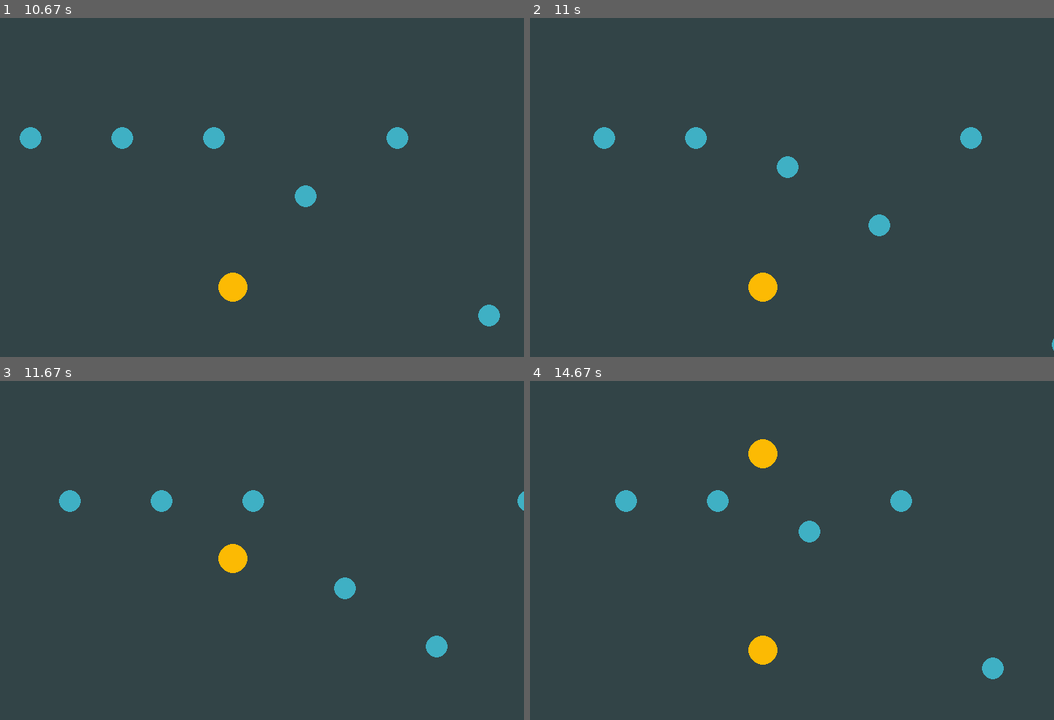
Above: before the commit, frames 1-4 (two rows, left to right).
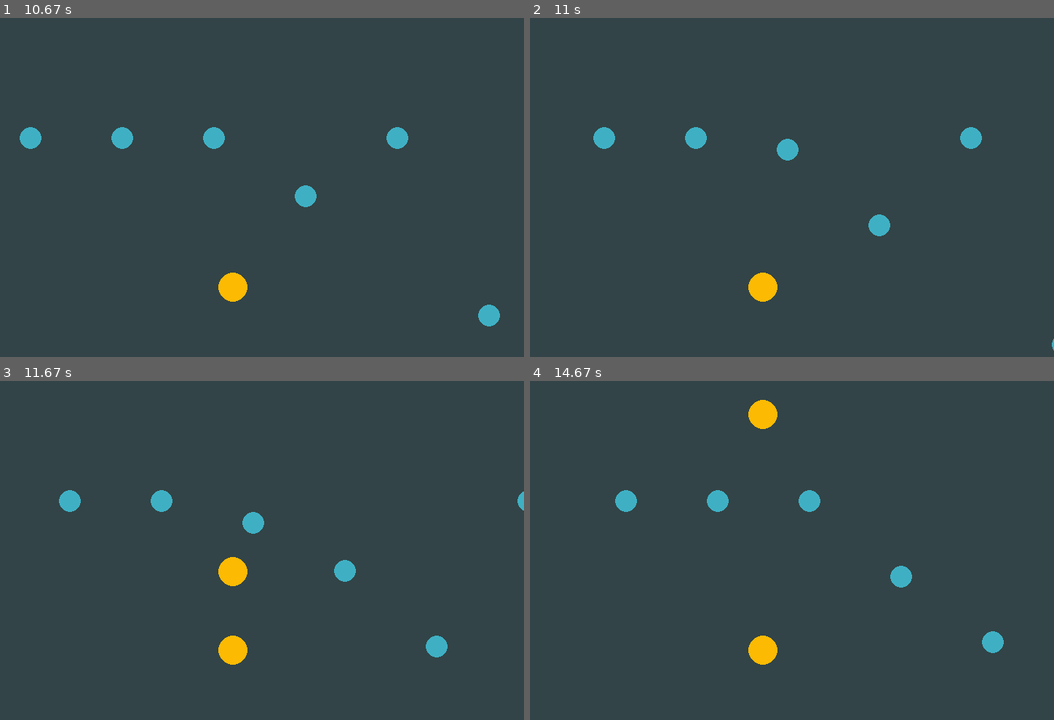
Above: after the commit, the same moments.

Repository: simkasafronova/PygameProject
Game: pygame game, started from main.py
Same seed, same stepped clock (60 frames per second), same inputs: the game is played once before the commit and once after it.
Inputs:
- Up to frame 1 (10.67 s): tap Space at 7.83, 8.23, 8.53, 8.73, 9.57, 9.87, 10.13, 10.47 s
- Up to frame 2 (11 s): tap Space at 10.77, 10.9 s
- Up to frame 3 (11.67 s): tap Space at 11.3, 11.6 s
- Up to frame 4 (14.67 s): tap Space at 11.97, 12.37, 12.67, 12.87, 13.17, 13.7, 14, 14.2, 14.5 s

Frame 1 is identical in both runs. In frame 2, 0.4% of the frame differs, in the area x 47-52%, y 35-48%; in frame 3, 1.6%; in frame 4, 2.0%, in the area x 41-91%, y 5-88%.

Commit message:
upgrade - everything works as needed

Diff:
--- a/main.py
+++ b/main.py
@@ -75,14 +75,15 @@
         if event.type == TIMER_GENERATE_OTHERBALLS:
             OtherBall(0, 150)
         if event.type == TIMER_CHECK_MAINBALLS:
-            print('timer works well')
+            print(len(main_balls.sprites()))
             try:
+                assert len(main_balls.sprites()) > 3
                 if main_balls.sprites()[0].rect.y < 0:
                     main_balls.sprites()[0].kill()
                     RUNNING_STATE[0] = 0
-            except IndexError:
-                print('no balls here')
-                for i in range(10):
+            except AssertionError:
+                print('only 3 balls')
+                for i in range(7):
                     MainBall(300, 350)
     all_sprites.draw(screen)
     other_balls.draw(screen)
